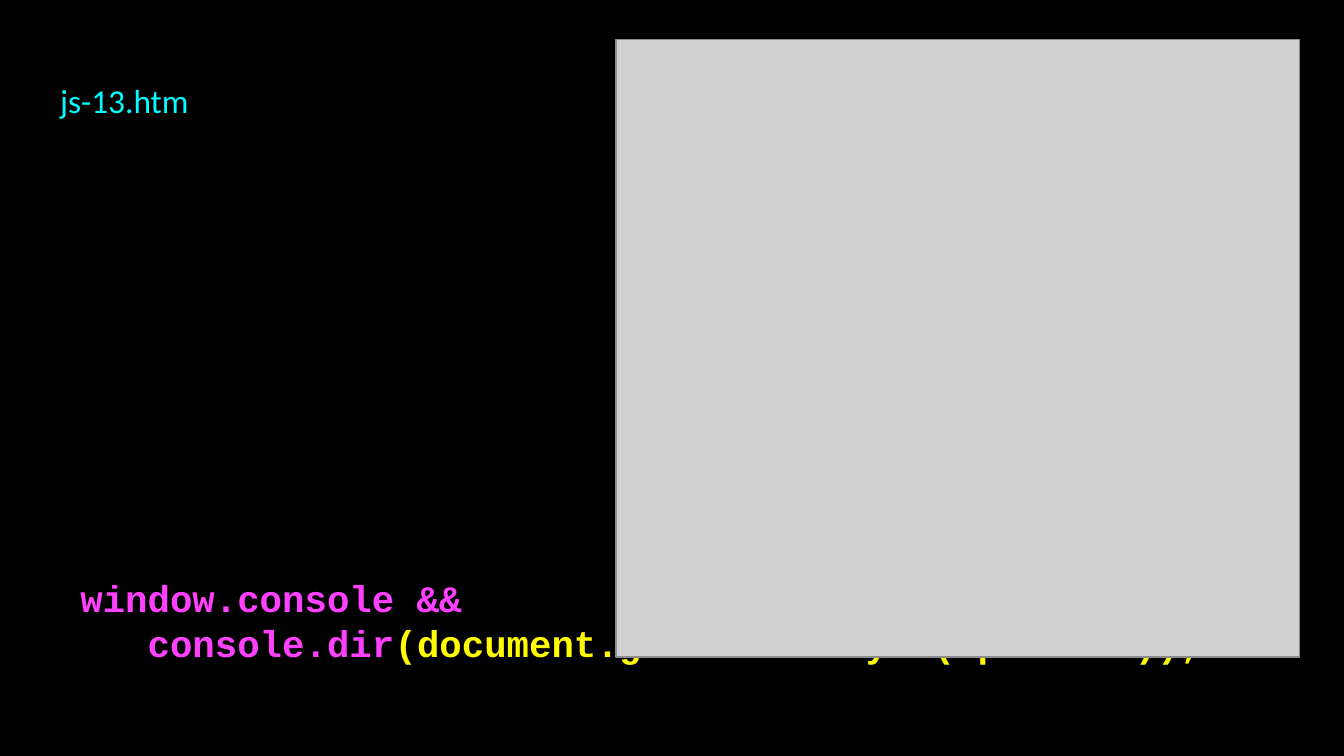
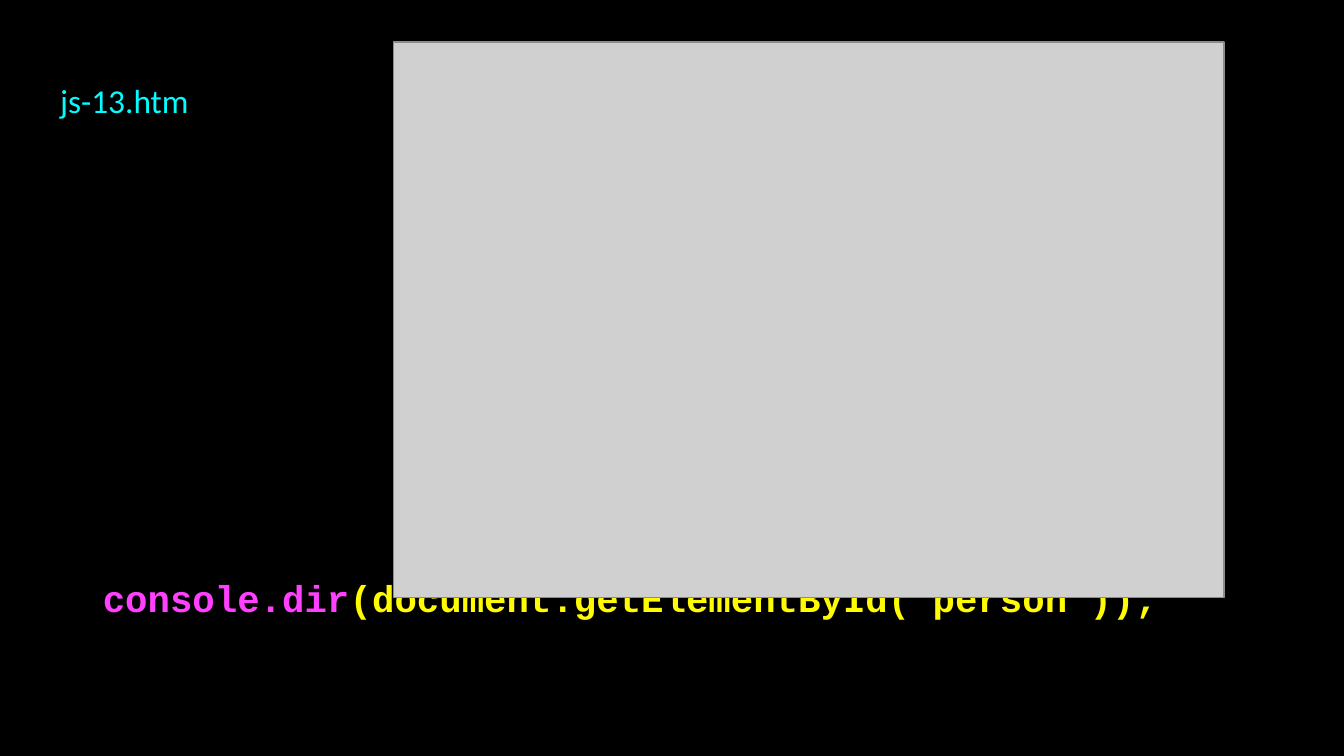
Before and after one commit to csev/wa4e, a slide deck: slide 51 of lectures/JS-01-JavaScript.ppt. Drawn at 1344x756 pixels with LibreOffice and Linux fonts; fonts in the diff are those of the drawing; grey boxes stand for pictures. Boxes give left, top, right and bottom in pixels: in the first picture for what was removed or moved away, otherwise in the second. Text is boxed around its words. In the diff, an @@ line names an element or a change of style, - is before the commit and + after.

```diff
--- a/lectures/JS-01-JavaScript.ppt
+++ b/lectures/JS-01-JavaScript.ppt
@@ picture: place and size @@
-picture at (616, 39, 1300, 657)
+picture at (394, 42, 1224, 598)
@@ text "console.dir(document.getElementById('person'));": place and size @@
-text "console.dir(document.getElementById('person'));" at (80, 585, 1202, 667)
+text "console.dir(document.getElementById('person'));" at (103, 585, 1157, 620)
@@ text at (80, 585, 394, 613): paragraph removed @@
-window.console &&
```
Also in this commit, not shown: 3 other slides changed, 3 other files.
